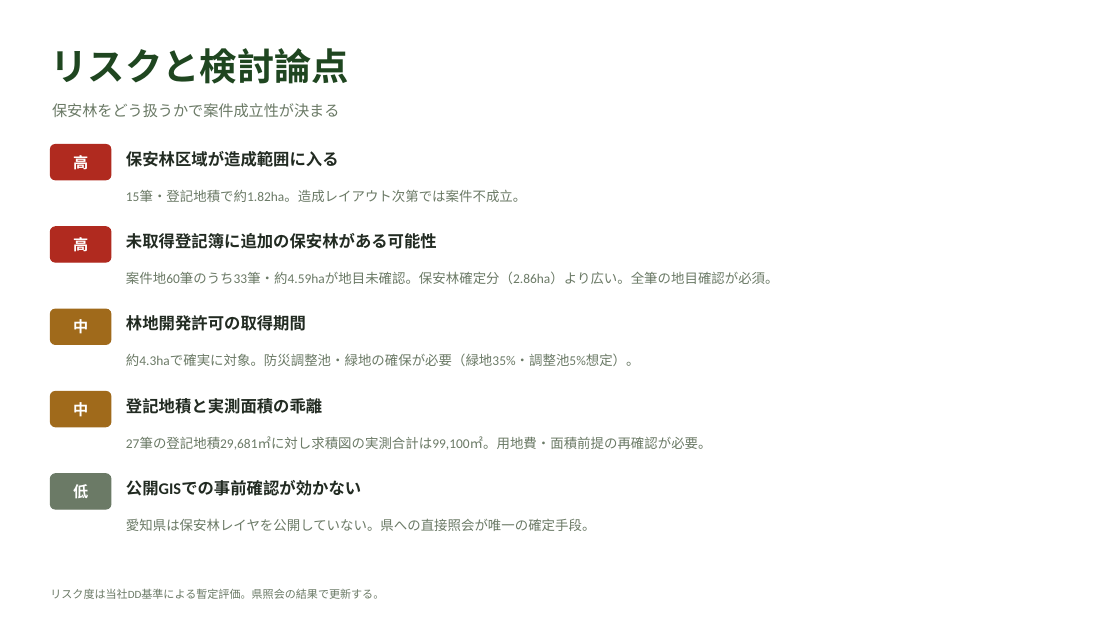
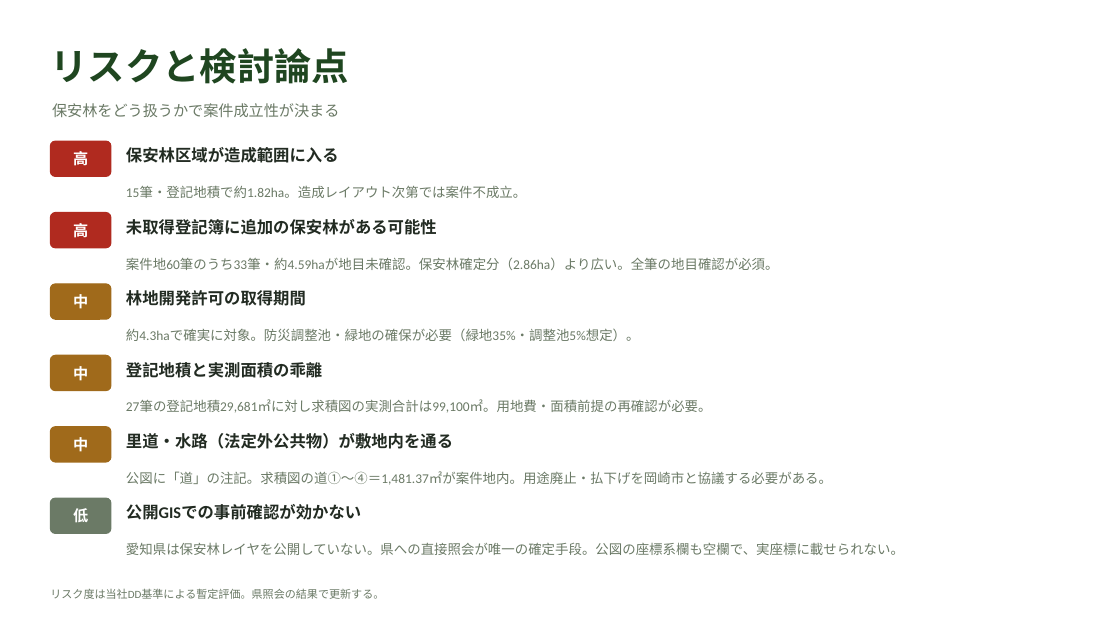
Before and after one commit to yonomotozumi-spec/battery-storage-dd, a slide deck: slide 7 of docs/保安林確認_岡崎市板田町.pptx. Drawn at 1120x630 pixels with LibreOffice and Linux fonts; fonts in the diff are those of the drawing. Boxes give left, top, right and bottom in pixels: in the first picture for what was removed or moved away, otherwise in the second. Text is boxed around its words. In the diff, an @@ line names an element or a change of style, - is before the commit and + after.

```diff
--- a/docs/保安林確認_岡崎市板田町.pptx
+++ b/docs/保安林確認_岡崎市板田町.pptx
@@ 3 texts, 1 rounded rectangle: place and size @@
-3 texts, 1 rounded rectangle at [50,145,526,202]
+3 texts, 1 rounded rectangle at [50,141,526,198]
@@ 3 texts, 1 rounded rectangle: place and size @@
-3 texts, 1 rounded rectangle at [50,227,779,284]
+3 texts, 1 rounded rectangle at [50,213,779,270]
@@ 3 texts, 1 rounded rectangle: place and size @@
-3 texts, 1 rounded rectangle at [50,309,640,366]
+3 texts, 1 rounded rectangle at [50,284,640,341]
@@ rounded rectangle added at [50,355,111,391], fill #A06A1B, outline #A06A1B 1 pt @@
@@ text "登記地積と実測面積の乖離": place and size @@
-text "登記地積と実測面積の乖離" at [126,398,322,414]
+text "登記地積と実測面積の乖離" at [126,362,322,378]
@@ text added at [73,366,88,381], 13 pt, text #FFFFFF, bold @@
+中
@@ text "27筆の登記地積29,681㎡に対し求積図の実測合計は99,100㎡。用地費・面積前提の再確認が必要。": place and size @@
-text "27筆の登記地積29,681㎡に対し求積図の実測合計は99,100㎡。用地費・面積前提の再確認が必要。" at [126,436,712,449]
+text "27筆の登記地積29,681㎡に対し求積図の実測合計は99,100㎡。用地費・面積前提の再確認が必要。" at [126,400,712,412]
@@ text "中": place and size @@
-text "中" at [73,402,88,417]
+text "中" at [73,437,88,452]
@@ rounded rectangle: place and size @@
-rounded rectangle at [50,392,111,427]
+rounded rectangle at [50,427,111,462]
@@ text added at [126,433,453,449], 14 pt, text #222B22, bold @@
+里道・水路（法定外公共物）が敷地内を通る
@@ text added at [126,471,832,485], 11.5 pt, text #6B7A66 @@
+公図に「道」の注記。求積図の道①〜④＝1,481.37㎡が案件地内。用途廃止・払下げを岡崎市と協議する必要がある。
@@ 2 texts, 1 rounded rectangle: place and size @@
-2 texts, 1 rounded rectangle at [50,474,361,509]
+2 texts, 1 rounded rectangle at [50,498,361,534]
@@ text at [126,543,904,555]: text changed @@
-愛知県は保安林レイヤを公開していない。県への直接照会が唯一の確定手段。
+愛知県は保安林レイヤを公開していない。県への直接照会が唯一の確定手段。公図の座標系欄も空欄で、実座標に載せられない。
```
Also in this commit, not shown: 1 other slide changed, 1 other file.
